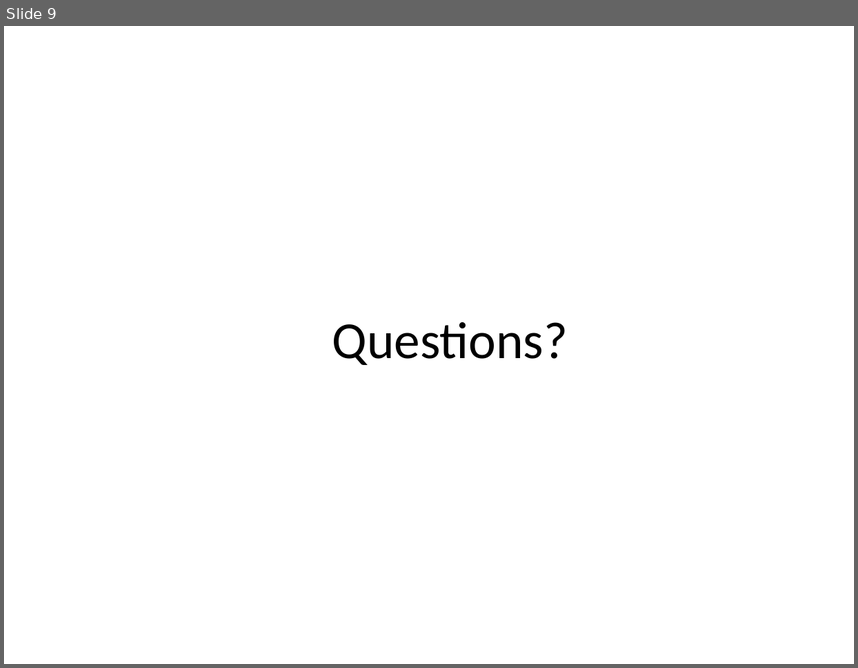
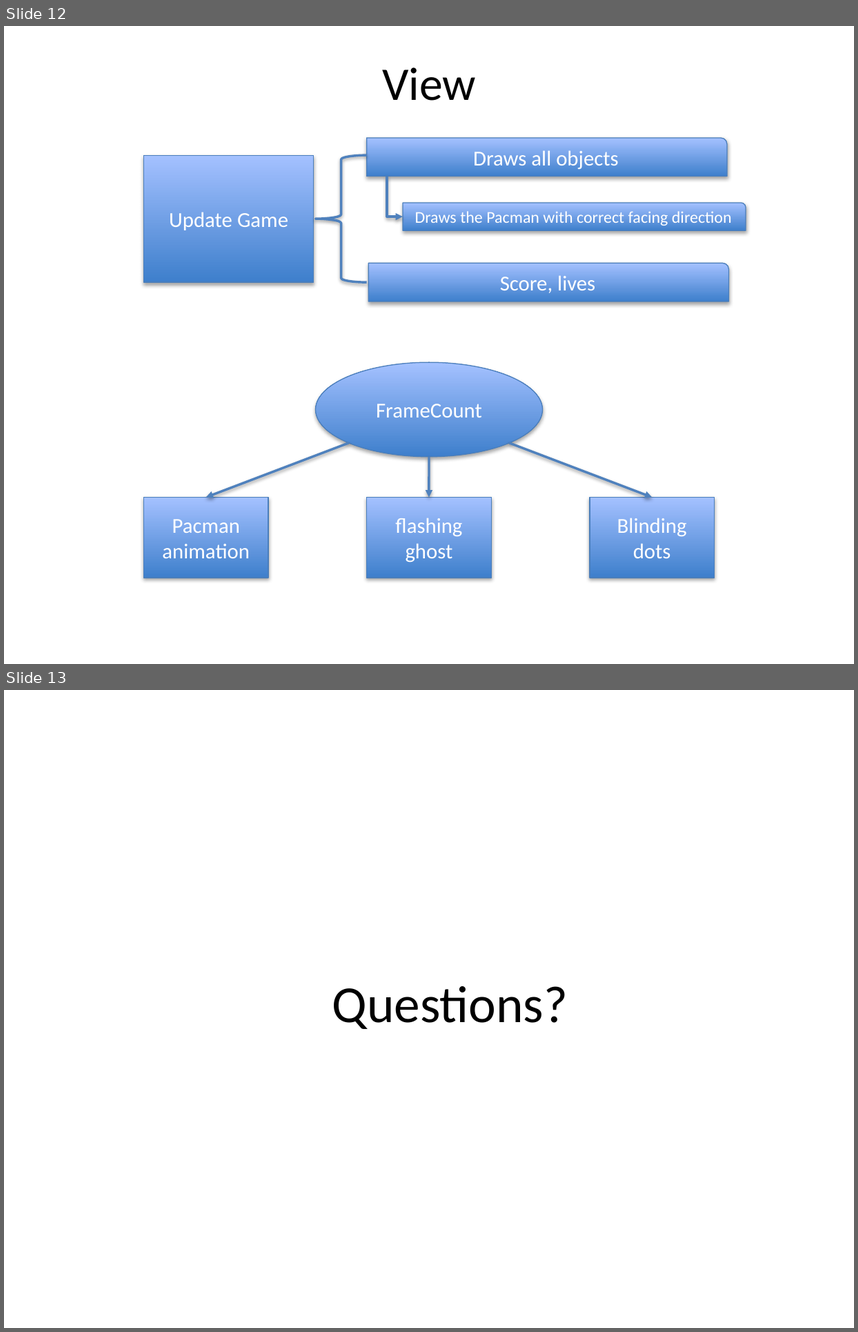
Before and after one commit to 11manu96/comp504-H7, a slide deck: src/main/resources/hw7_presentation.pptx. Shown one above the other, each under a label of ours: slide 9 before the commit, slides 12 and 13 after it. The pictures are 858x668 and 858x1332 pixels, drawn with LibreOffice and Linux fonts; fonts in the diff are those of the drawing. Boxes give left, top, right and bottom in pixels: in the first picture for what was removed or moved away, otherwise in the second. Text is boxed around its words. In the diff, an @@ line names an element or a change of style, - is before the commit and + after.

```diff
--- a/src/main/resources/hw7_presentation.pptx
+++ b/src/main/resources/hw7_presentation.pptx
@@ slide 12 added at [4,26,854,664], background #FFFFFF @@
@@ title added at [382,67,476,101], 39.6 pt, text #000000 @@
+View
@@ round rect added at [367,137,727,176], fill gradient #3F80CE to #A4C4FF, outline #4B7EBC 0.75 pt, 18 pt, text #FFFFFF @@
+Draws all objects
@@ rectangle added at [143,155,313,282], fill gradient #3F80CE to #A4C4FF, outline #4B7EBC 0.75 pt, 18 pt, text #FFFFFF @@
+Update Game
@@ left brace added at [315,155,366,282], outline #4F81BD 2 pt @@
@@ elbow arrow added from (388, 176) to (403, 216), #4F81BD 2 pt @@
@@ round rect added at [403,203,745,231], fill gradient #3F80CE to #A4C4FF, outline #4B7EBC 0.75 pt, 14 pt, text #FFFFFF @@
+Draws the Pacman with correct facing direction
@@ round rect added at [369,263,729,301], fill gradient #3F80CE to #A4C4FF, outline #4B7EBC 0.75 pt, 18 pt, text #FFFFFF @@
+Score, lives
@@ ellipse added at [315,362,542,456], fill gradient #3F80CE to #A4C4FF, outline #4B7EBC 0.75 pt, 18 pt, text #FFFFFF @@
+FrameCount
@@ arrow added from (349, 443) to (206, 497), #4F81BD 2 pt @@
@@ arrow added from (429, 456) to (429, 497), #4F81BD 2 pt @@
@@ arrow added from (509, 443) to (652, 497), #4F81BD 2 pt @@
@@ rectangle added at [143,497,268,578], fill gradient #3F80CE to #A4C4FF, outline #4B7EBC 0.75 pt, 18 pt, text #FFFFFF @@
+Pacman animation
@@ rectangle added at [367,497,492,578], fill gradient #3F80CE to #A4C4FF, outline #4B7EBC 0.75 pt, 18 pt, text #FFFFFF @@
+flashing ghost
@@ rectangle added at [590,497,715,578], fill gradient #3F80CE to #A4C4FF, outline #4B7EBC 0.75 pt, 18 pt, text #FFFFFF @@
+Blinding dots
@@ what was slide 9 is now slide 13 @@
```
Also in this commit, not shown: 2 slides changed, 6 other slides added, 9 slides removed.
